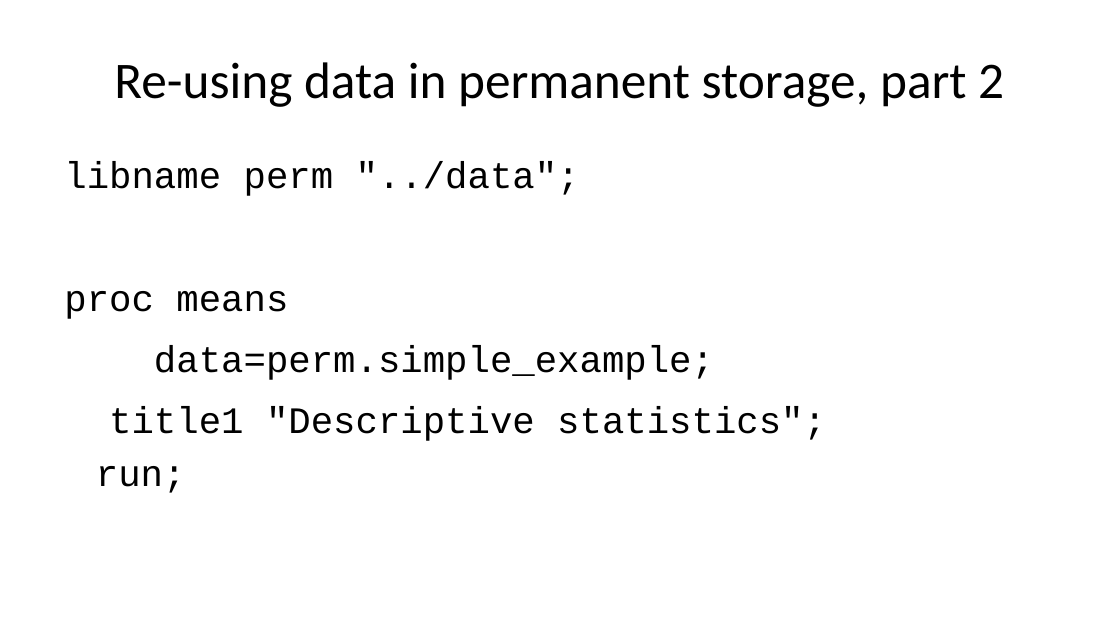
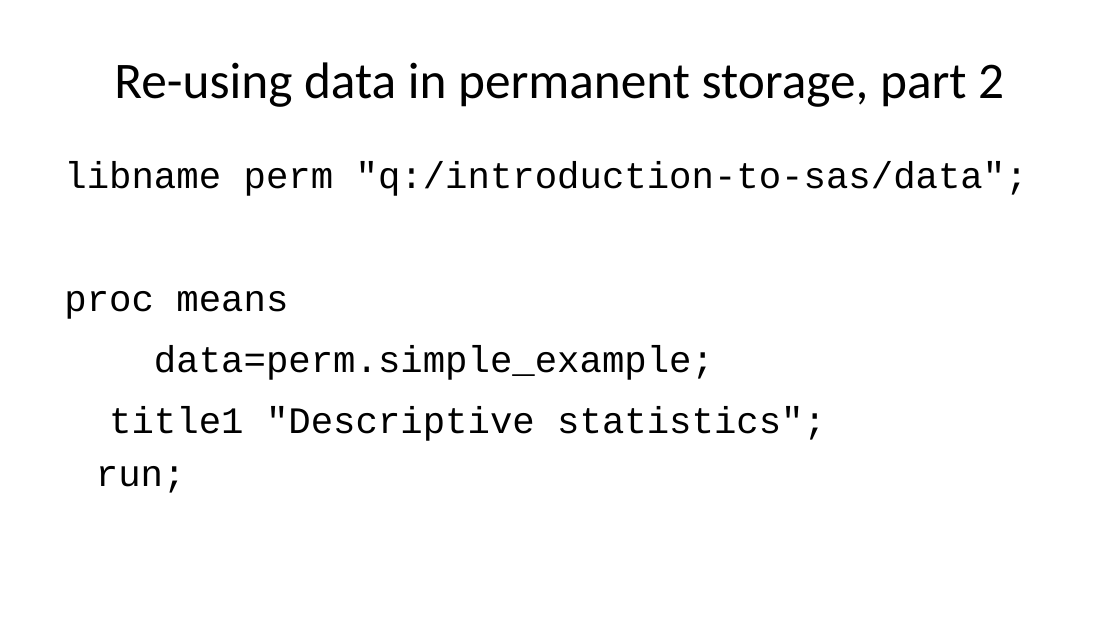
Before and after one commit to pmean/introduction-to-SAS, a slide deck: slide 51 of results/5507-01-simon-sildes-and-speaker-notes.pptx. Drawn at 1120x630 pixels with LibreOffice and Linux fonts; fonts in the diff are those of the drawing. Boxes give left, top, right and bottom in pixels: in the first picture for what was removed or moved away, otherwise in the second. Text is boxed around its words. In the diff, an @@ line names an element or a change of style, - is before the commit and + after.

```diff
--- a/results/5507-01-simon-sildes-and-speaker-notes.pptx
+++ b/results/5507-01-simon-sildes-and-speaker-notes.pptx
@@ text at [64, 161, 1028, 493]: text changed @@
-libname perm "../data";
-proc means
-data=perm.simple_example;
-title1 "Descriptive statistics";
-run;
+libname perm "q:/introduction-to-sas/data";
+proc means
+data=perm.simple_example;
+title1 "Descriptive statistics";
+run;
```
Also in this commit, not shown: 30 other slides changed, 5 other files.
